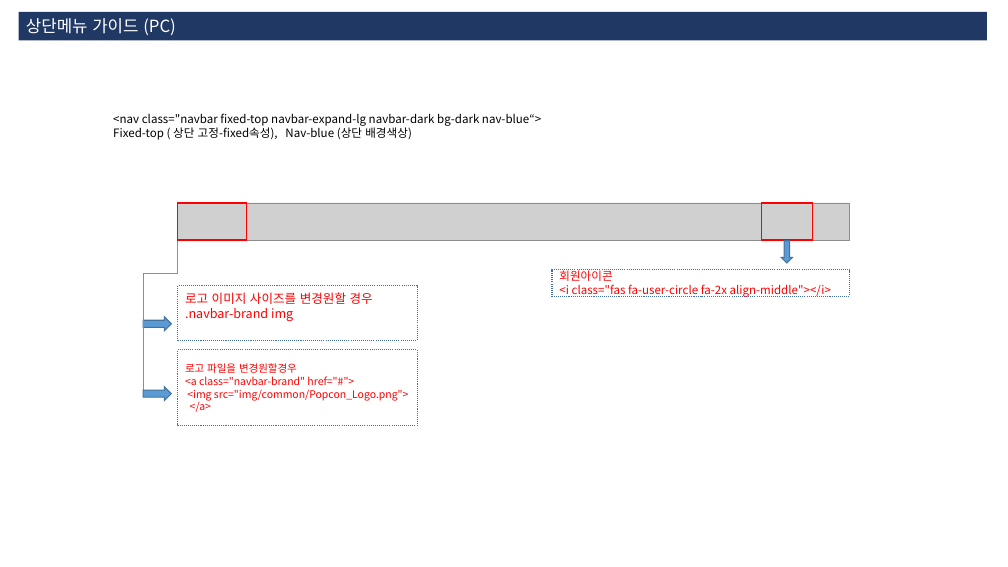
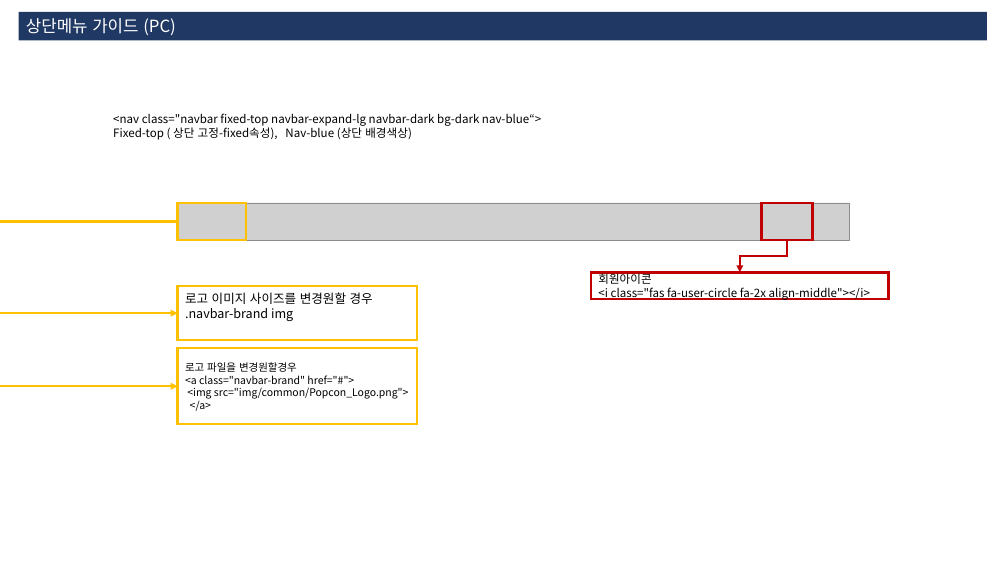
Before and after one commit to 3dwebart/html-publish, a slide deck: slide 3 of web/data/guide.pptx. Drawn at 1008x567 pixels with LibreOffice and Linux fonts; fonts in the diff are those of the drawing; grey boxes stand for pictures. Boxes give left, top, right and bottom in pixels: in the first picture for what was removed or moved away, otherwise in the second. Text is boxed around its words. In the diff, an @@ line names an element or a change of style, - is before the commit and + after.

```diff
--- a/web/data/guide.pptx
+++ b/web/data/guide.pptx
@@ rectangle at (178,203,247,240): outline #FF0000 1 pt to #FFC000 2.25 pt @@
@@ rectangle at (761,203,812,240): outline #FF0000 1 pt to #C00000 2.25 pt @@
@@ elbow line moved from (178, 222) - (143, 326) to (178, 222) - (178, 313) @@
@@ elbow line (178, 222) - (178, 313): elbow line to elbow arrow; stroke #5B9BD5 0.5 pt to #FFC000 2.25 pt @@
@@ elbow arrow added from (178, 222) to (178, 386), #FFC000 2.25 pt @@
@@ elbow arrow added from (787, 240) to (740, 272), #C00000 2.25 pt @@
@@ down arrow removed at (782,241,793,263) @@
@@ rectangle "로고 이미지 사이즈를 변경원할 경우" at (178,286,417,340): text colour #FF0000 to #000000; outline #43739E 1 pt dashed to #FFC000 2.25 pt @@
@@ rectangle "회원아이콘": place and size @@
-rectangle "회원아이콘" at (552,270,850,296)
+rectangle "회원아이콘" at (591,272,889,299)
@@ rectangle "회원아이콘" at (591,272,889,299): text colour #FF0000 to #000000; outline #43739E 1 pt dashed to #C00000 2.25 pt @@
@@ right arrow removed at (143,317,171,331) @@
@@ line removed from (143, 306) to (143, 394) @@
@@ rectangle "로고 파일을 변경원할경우" at (178,349,417,424): text colour #FF0000 to #000000; outline #43739E 1 pt dashed to #FFC000 2.25 pt @@
@@ right arrow removed at (143,386,171,401) @@
```
Also in this commit, not shown: 4 other slides changed, 26 slides added, 12 slides removed, 14 other files.
